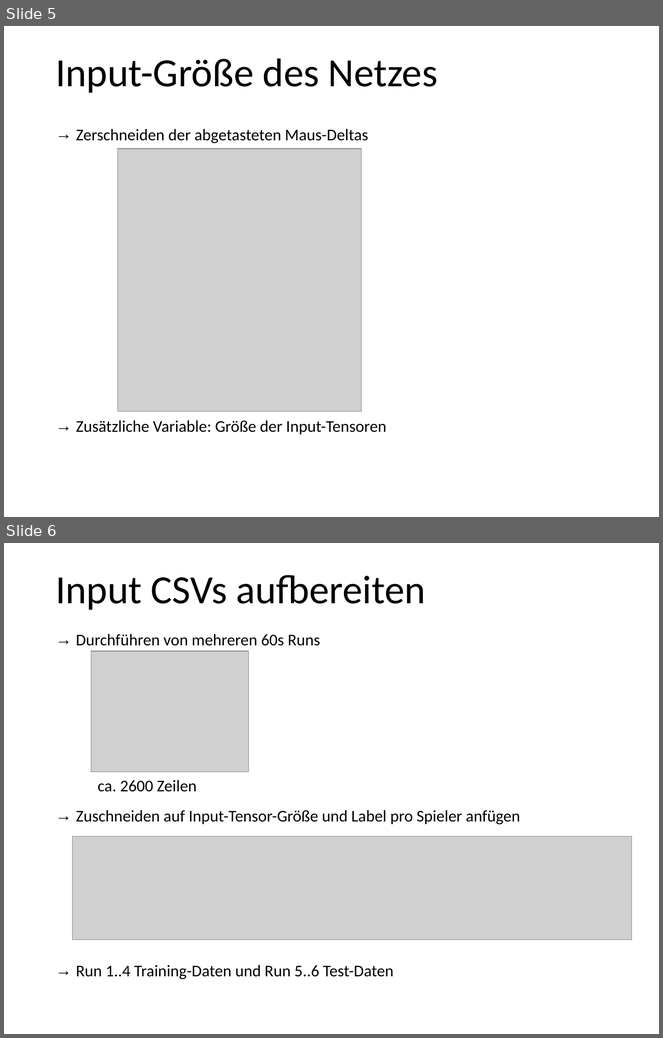
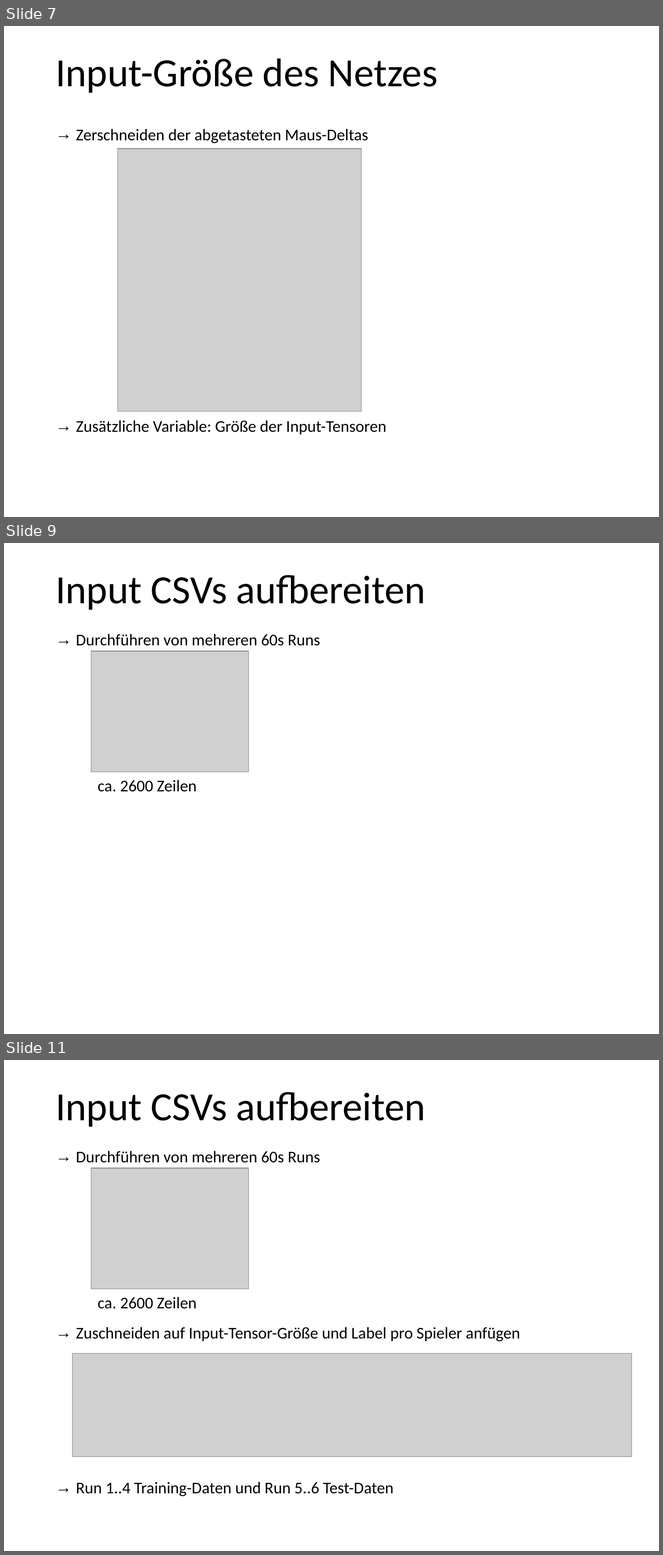
Before and after one commit to MeisterXYZ/UnrealTensor, a slide deck: presentation/PräsentationMuster.pptx. Shown one above the other, each under a label of ours: slides 5 and 6 before the commit, slides 7, 9 and 11 after it; the slides between them are not shown. The pictures are 663x1038 and 663x1555 pixels, drawn with LibreOffice and Linux fonts; fonts in the diff are those of the drawing; grey boxes stand for pictures. Boxes give left, top, right and bottom in pixels: in the first picture for what was removed or moved away, otherwise in the second. Text is boxed around its words. In the diff, an @@ line names an element or a change of style, - is before the commit and + after.

```diff
--- a/presentation/PräsentationMuster.pptx
+++ b/presentation/PräsentationMuster.pptx
@@ slide 9 added at (4,543,659,1034), background #FFFFFF @@
@@ title added at (55,575,426,610), 44 pt, text #000000 @@
+Input CSVs aufbereiten
@@ text added at (76,634,320,646), 18 pt, text #000000 @@
+→ Durchführen von mehreren 60s Runs
@@ picture added at (91,651,248,772) @@
@@ text added at (98,780,197,792), 18 pt, text #000000 @@
+ca. 2600 Zeilen
@@ what was slide 5 is now slide 7 @@
@@ what was slide 6 is now slide 11 @@
```
Also in this commit, not shown: 2 slides changed, 5 other slides added, 3 other files.
